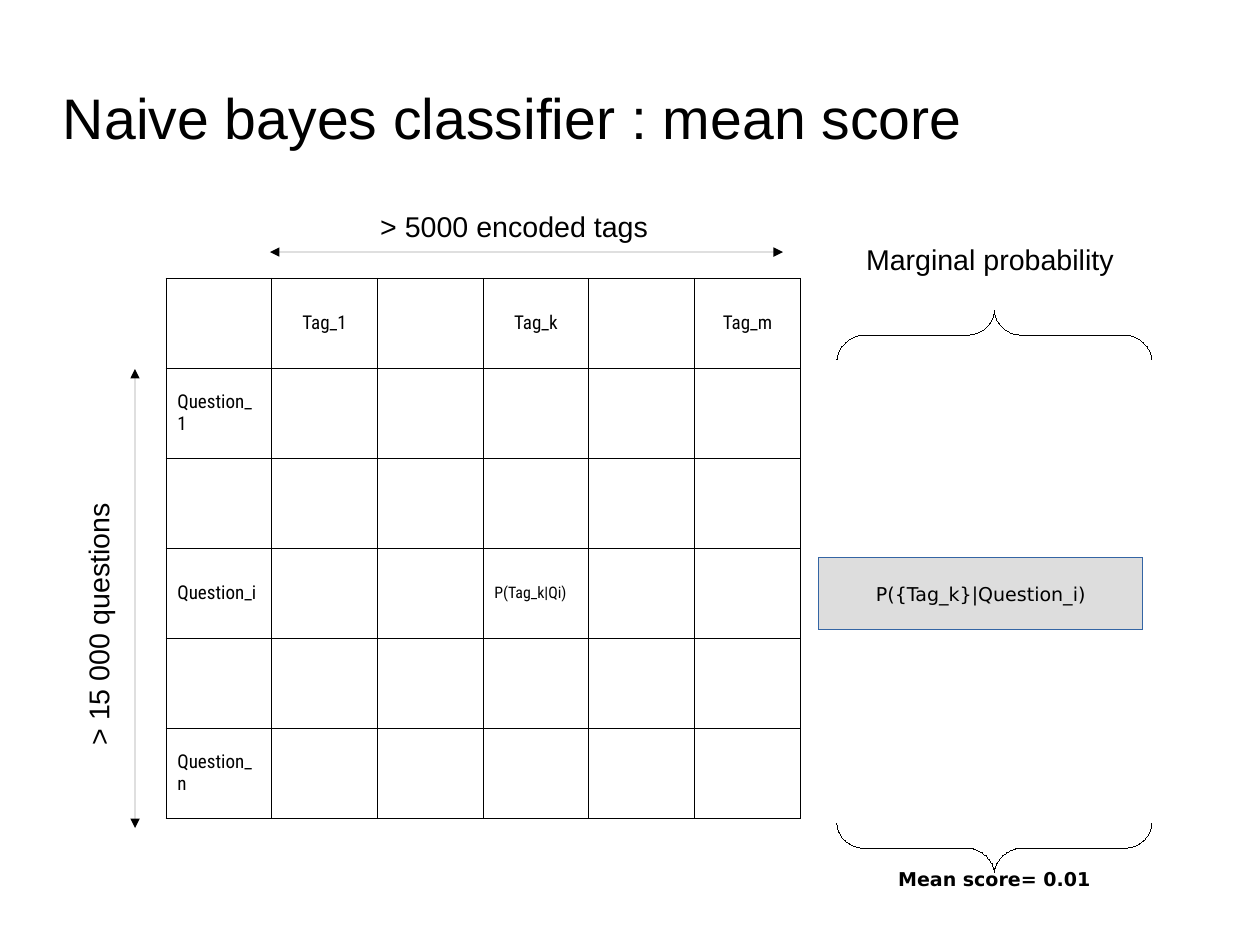
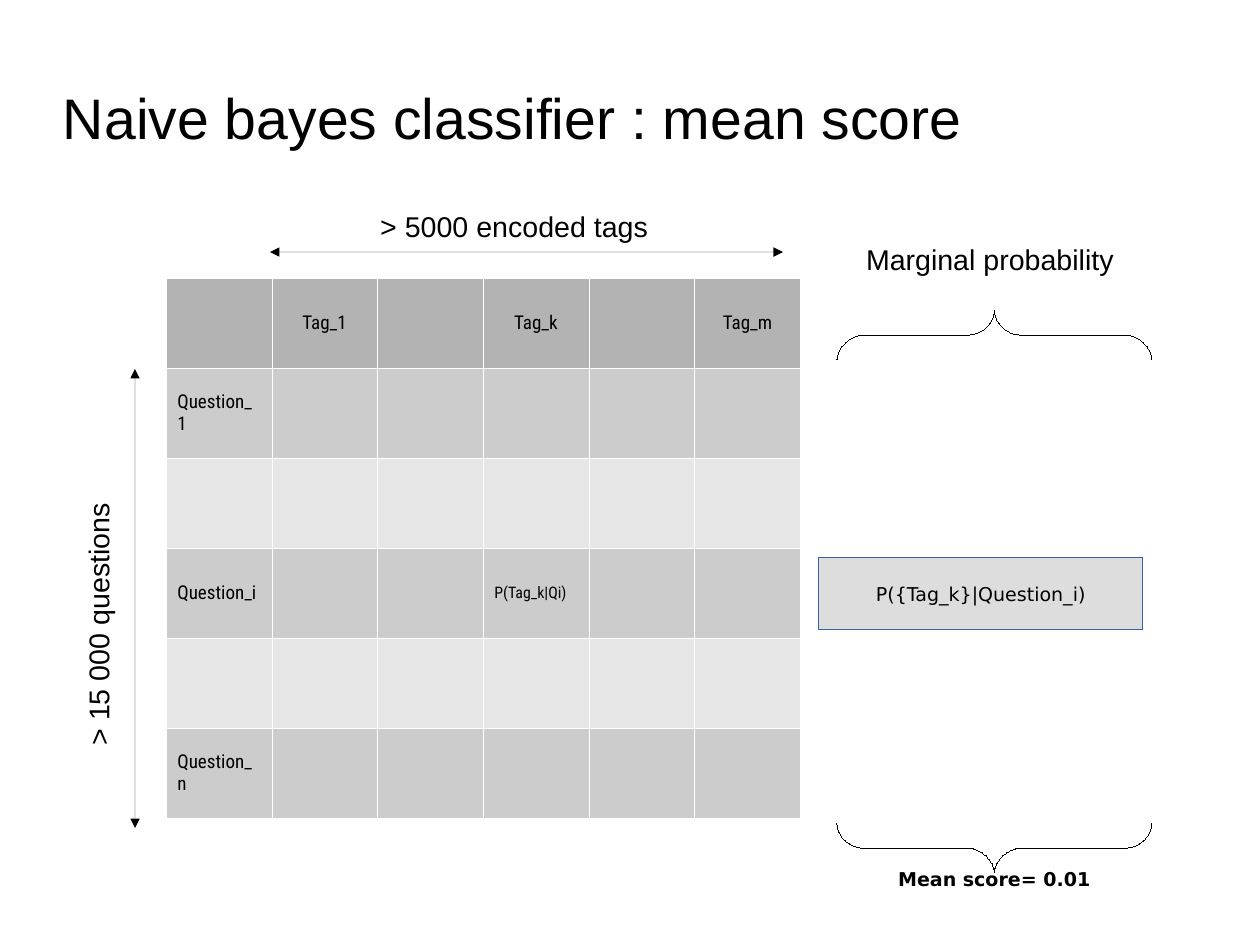
Before and after one commit to dataforcast/OC_Datascientist, a slide deck: slide 20 of P6/report/Openclassrooms_ParcoursDatascientist_P6-V1.odp (slide 16 before the commit). Drawn at 1260x945 pixels with LibreOffice and Linux fonts; fonts in the diff are those of the drawing; background and template pictures are left out. Boxes give left, top, right and bottom in pixels: in the first picture for what was removed or moved away, otherwise in the second. Text is boxed around its words. In the diff, an @@ line names an element or a change of style, - is before the commit and + after.

```diff
--- a/P6/report/Openclassrooms_ParcoursDatascientist_P6-V1.odp
+++ b/P6/report/Openclassrooms_ParcoursDatascientist_P6-V1.odp
@@ table at (166, 278, 798, 818) @@
@@ fill none to #B3B3B3 in 3 cells @@
@@ fill none to #CCCCCC in 4 cells @@
@@ borders changed @@
```
Also in this commit, not shown: 1 other slide changed, 5 slides added, 9 other files.
